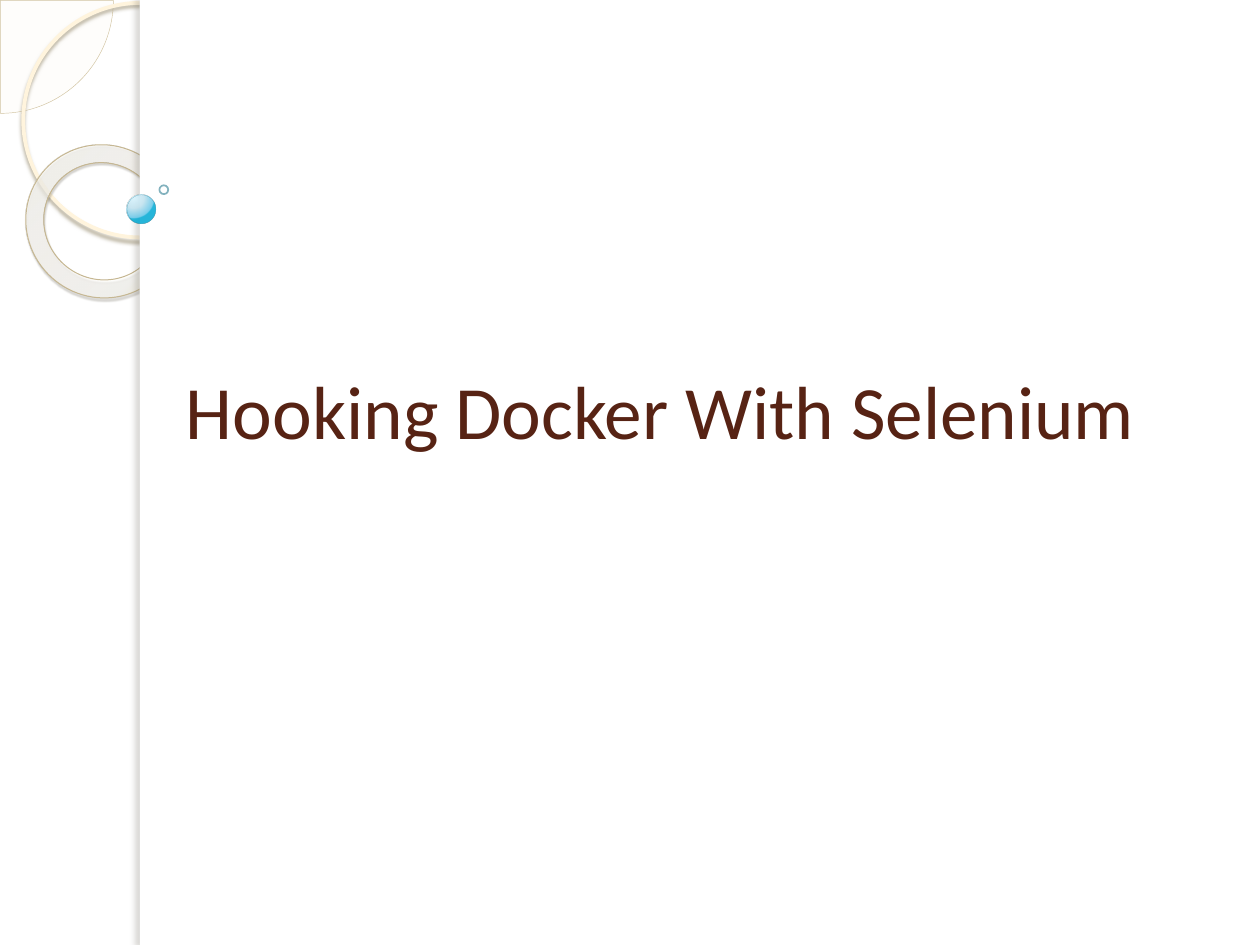
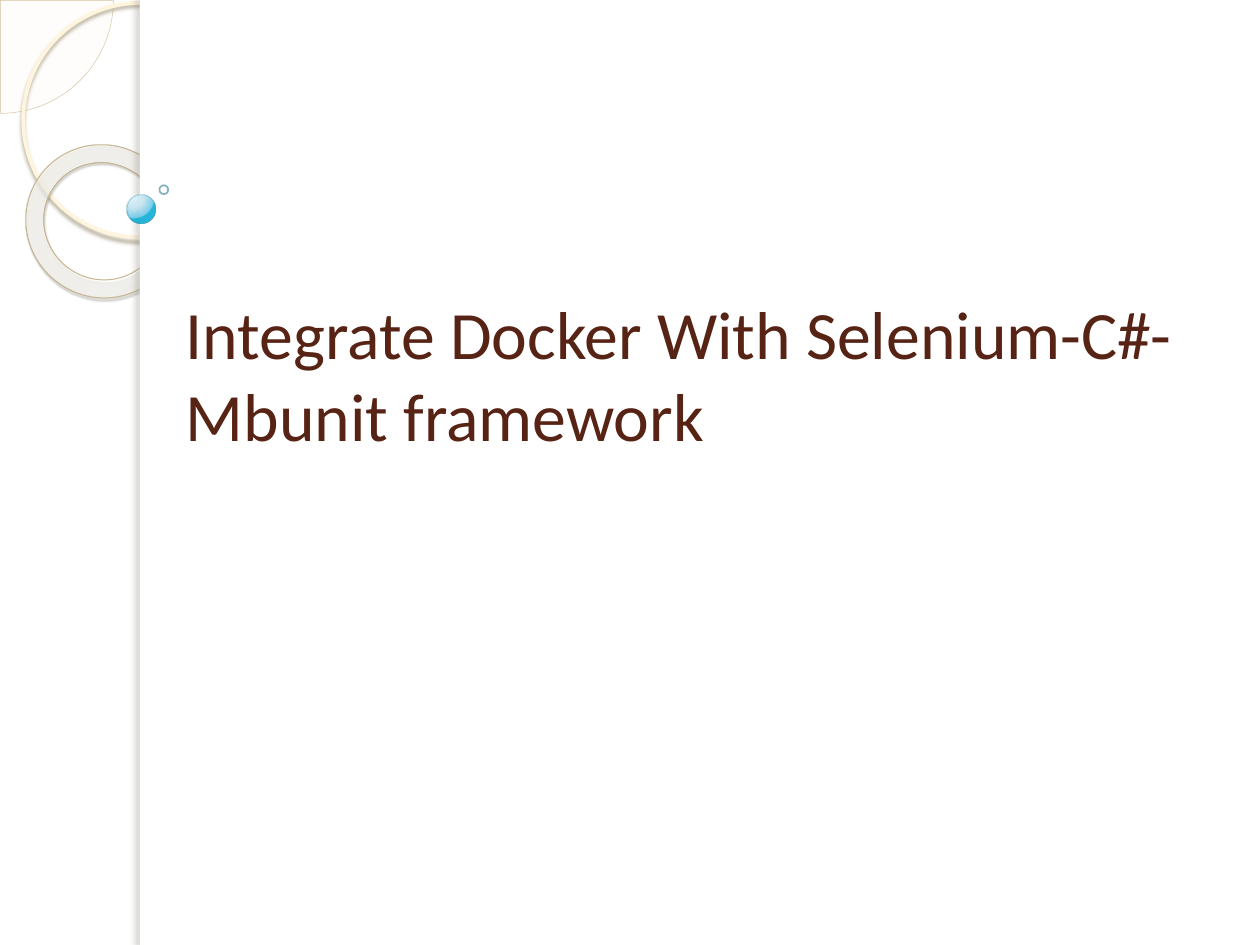
Before and after one commit to sujithvakathanam/Docker-C--MbunitFramweork-for-UI-acceptance-Test, a slide deck: slide 1 of Hooking Docker With Selenium.pptx. Drawn at 1260x945 pixels with LibreOffice and Linux fonts; fonts in the diff are those of the drawing; background and template pictures are left out. Boxes give left, top, right and bottom in pixels: in the first picture for what was removed or moved away, otherwise in the second. Text is boxed around its words. In the diff, an @@ line names an element or a change of style, - is before the commit and + after.

```diff
--- a/Hooking Docker With Selenium.pptx
+++ b/Hooking Docker With Selenium.pptx
@@ title at [186, 312, 1172, 442]: text changed; size 43 to 38.7 pt @@
-Hooking Docker With Selenium
+Integrate Docker With Selenium-C#- Mbunit framework
```
Also in this commit, not shown: 1 other slide changed.
